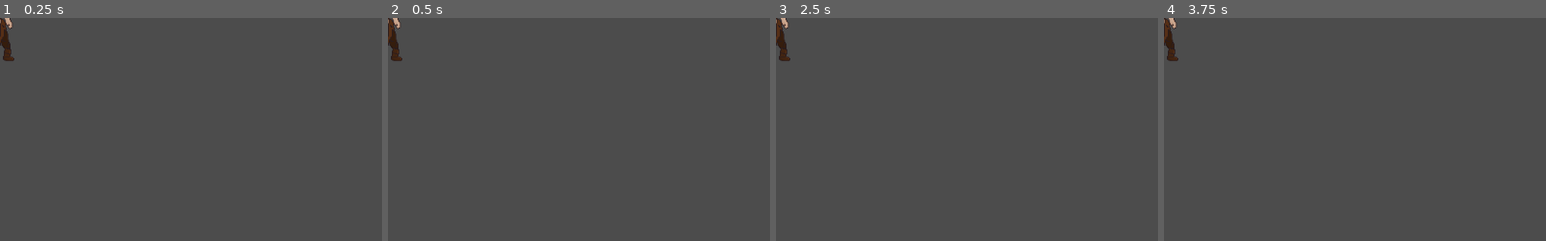
Above: before the commit, frames 1-4 (left to right).
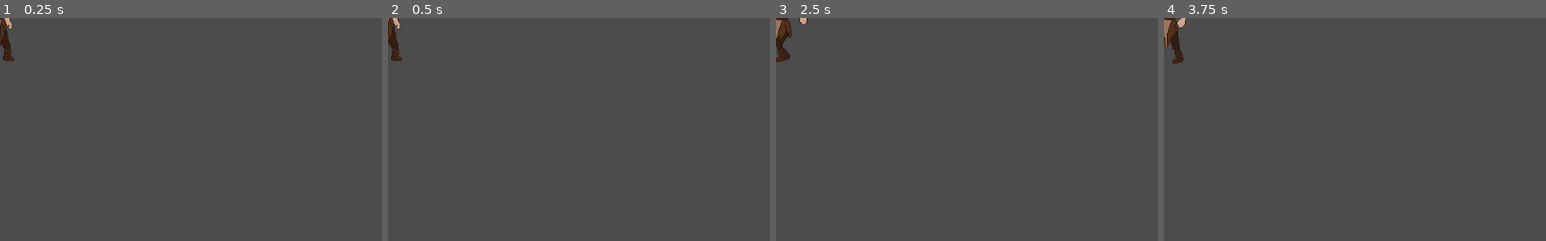
Above: after the commit, the same moments.

Repository: Guillman07/Videojoc-lg
Game: Godot game, scene res://Escenes/Player.tscn
The game is run twice, just before and just after one commit, with the same random seed, the same clock (stepped at 60 frames per second) and the same inputs. Before the commit the project has no main scene; this scene is started directly in both runs.
Inputs:
- Up to frame 1 (0.25 s): no input
- Up to frame 2 (0.5 s): no input
- Up to frame 3 (2.5 s): tap Enter at 0.5 s; hold D (Est, bound only after the commit) 0.53-1.28 s; tap W (Nord, bound only after the commit) at 0.8, 1.35 s; tap A (Oest, bound only after the commit) at 1.55 s; hold A (Oest, bound only after the commit) from 2.03 s (still down); tap S (Sud, bound only after the commit) at 2.3 s
- Up to frame 4 (3.75 s): release A (Oest, bound only after the commit) at 2.78 s; tap S (Sud, bound only after the commit) at 2.85 s; tap D (Est, bound only after the commit) at 3.05 s; tap Space at 3.5 s; hold D (Est, bound only after the commit) from 3.53 s (still down)
The pictures show only the part of the screen within x 0-50%, y 0-50%; the shares and areas given below are measured in that part.

The runs differ from the first frame. In frame 1, less than 0.1% of the frame differs, in the area x 1-4%, y 0-6%; in frame 2, less than 0.1%; in frame 3, 0.5%; in frame 4, 0.7%, in the area x 0-6%, y 0-21%.

Commit message:
V 0.1.1
No se pq no es mou

Diff:
--- a/Videojoc LG/Escenes/Player.gd
+++ b/Videojoc LG/Escenes/Player.gd
@@ -1,6 +1,7 @@
 extends KinematicBody2D
 
-
+var velocitat = Vector2.ZERO
+var velocitat_base = 300
 # Declare member variables here. Examples:
 # var a = 2
 # var b = "text"
@@ -12,5 +13,29 @@
 
 
 # Called every frame. 'delta' is the elapsed time since the previous frame.
-#func _process(delta):
-#	pass
+func _process(delta):
+	velocitat = Vector2.ZERO
+	if Input.is_action_pressed("Est"):
+		velocitat += Vector2.RIGHT * velocitat_base
+	if Input.is_action_pressed("Oest"):
+		velocitat += Vector2.LEFT * velocitat_base
+	if Input.is_action_pressed("Nord"):
+		velocitat += Vector2.UP * velocitat_base
+	if Input.is_action_pressed("Sud"):
+		velocitat += Vector2.DOWN * velocitat_base
+
+
+
+		animacio(velocitat)
+
+func animacio(velocitat):
+
+	if velocitat.x > 0.1:
+		$AnimatedSprite.play("Run")
+		$AnimatedSprite.flip_h = false
+	elif velocitat.x < -0.1:
+		$AnimatedSprite.play("Run")
+		$AnimatedSprite.flip_h = true
+
+	if abs(velocitat.x) < 0.1:
+		$AnimatedSprite.play("Idle")
--- a/Videojoc LG/Escenes/Player.tscn
+++ b/Videojoc LG/Escenes/Player.tscn
@@ -15,6 +15,7 @@
 [ext_resource path="res://Imatges/Idle/Main.Ch - Idle9.png" type="Texture" id=13]
 [ext_resource path="res://Imatges/Idle/Main.Ch - Idle10.png" type="Texture" id=14]
 [ext_resource path="res://Imatges/Run/Main.Ch - Run1.png" type="Texture" id=15]
+[ext_resource path="res://Escenes/Player.gd" type="Script" id=16]
 
 [sub_resource type="SpriteFrames" id=1]
 animations = [ {
@@ -26,7 +27,7 @@
 "frames": [ ExtResource( 15 ), ExtResource( 10 ), ExtResource( 11 ), ExtResource( 8 ), ExtResource( 9 ) ],
 "loop": true,
 "name": "Run",
-"speed": 10.0
+"speed": 8.0
 } ]
 
 [sub_resource type="CapsuleShape2D" id=2]
@@ -34,11 +35,12 @@
 height = 74.0
 
 [node name="Player" type="KinematicBody2D"]
+script = ExtResource( 16 )
 
 [node name="AnimatedSprite" type="AnimatedSprite" parent="."]
 frames = SubResource( 1 )
 animation = "Idle"
-frame = 8
+playing = true
 
 [node name="CollisionShape2D" type="CollisionShape2D" parent="."]
 position = Vector2( -5, -2 )
--- /dev/null
+++ b/Videojoc LG/Escenes/World.tscn
@@ -0,0 +1,8 @@
+[gd_scene load_steps=2 format=2]
+
+[ext_resource path="res://Escenes/Player.tscn" type="PackedScene" id=1]
+
+[node name="World" type="Node2D"]
+
+[node name="Player" parent="." instance=ExtResource( 1 )]
+position = Vector2( 489, 288 )
--- a/Videojoc LG/project.godot
+++ b/Videojoc LG/project.godot
@@ -11,7 +11,31 @@
 [application]
 
 config/name="Videojoc Lg"
+run/main_scene="res://Escenes/World.tscn"
 config/icon="res://Imatges/icon.png"
+
+[input]
+
+Nord={
+"deadzone": 0.5,
+"events": [ Object(InputEventKey,"resource_local_to_scene":false,"resource_name":"","device":0,"alt":false,"shift":false,"control":false,"meta":false,"command":false,"pressed":false,"scancode":0,"physical_scancode":87,"unicode":0,"echo":false,"script":null)
+ ]
+}
+Sud={
+"deadzone": 0.5,
+"events": [ Object(InputEventKey,"resource_local_to_scene":false,"resource_name":"","device":0,"alt":false,"shift":false,"control":false,"meta":false,"command":false,"pressed":false,"scancode":0,"physical_scancode":83,"unicode":0,"echo":false,"script":null)
+ ]
+}
+Est={
+"deadzone": 0.5,
+"events": [ Object(InputEventKey,"resource_local_to_scene":false,"resource_name":"","device":0,"alt":false,"shift":false,"control":false,"meta":false,"command":false,"pressed":false,"scancode":0,"physical_scancode":68,"unicode":0,"echo":false,"script":null)
+ ]
+}
+Oest={
+"deadzone": 0.5,
+"events": [ Object(InputEventKey,"resource_local_to_scene":false,"resource_name":"","device":0,"alt":false,"shift":false,"control":false,"meta":false,"command":false,"pressed":false,"scancode":0,"physical_scancode":65,"unicode":0,"echo":false,"script":null)
+ ]
+}
 
 [physics]
 
Not shown: 1 places in Videojoc LG/Escenes/Player.tscn that only renumber resources
